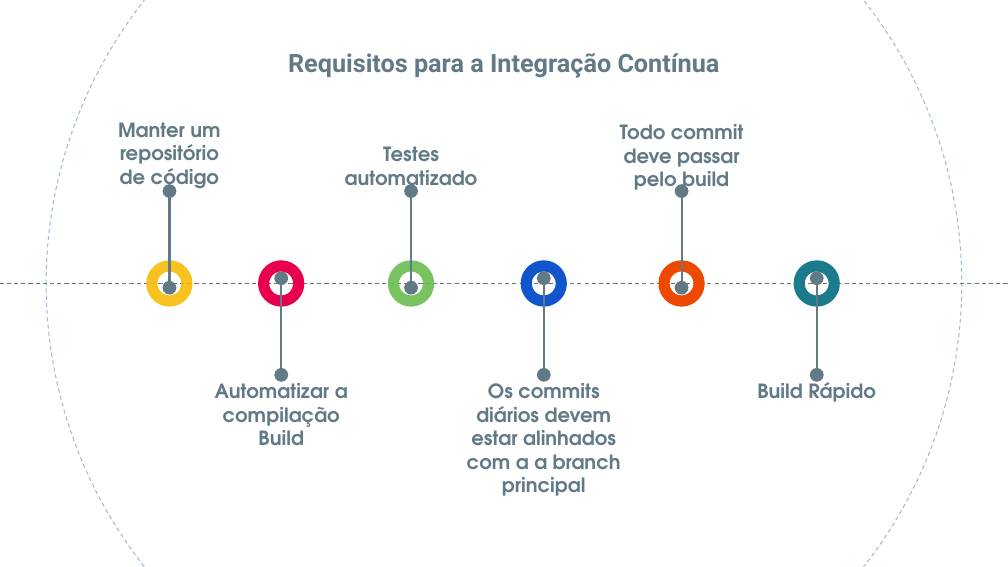
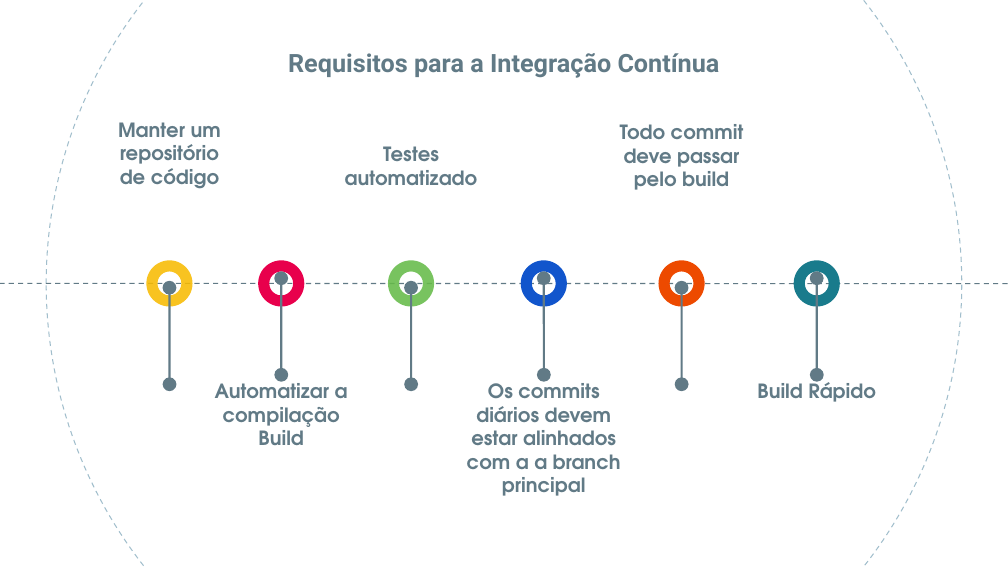
Before and after one commit to fga-eps-mds/A-Disciplina-MDS-EPS, a slide deck: slide 4 of MDS_Material/Continuos Integration/Integração Contínua.pptx. Drawn at 1008x567 pixels with LibreOffice and Linux fonts; fonts in the diff are those of the drawing. Boxes give left, top, right and bottom in pixels: in the first picture for what was removed or moved away, otherwise in the second. Text is boxed around its words. In the diff, an @@ line names an element or a change of style, - is before the commit and + after.

```diff
--- a/MDS_Material/Continuos Integration/Integração Contínua.pptx
+++ b/MDS_Material/Continuos Integration/Integração Contínua.pptx
@@ ellipse at <box>46,0,962,567</box>: outline #A1BECC 0.75 pt dashed to #A1BECC 0.74 pt @@
@@ double arrow removed from (169, 287) to (169, 192) @@
@@ double arrow removed from (411, 287) to (411, 192) @@
@@ double arrow removed from (681, 287) to (681, 192) @@
@@ line removed from (0, 283) to (1008, 283) @@
@@ freeform shape added at <box>0,283,1008,283</box>, outline #617A86 0.74 pt @@
@@ freeform shape added at <box>169,287,169,384</box>, outline #617A86 1.5 pt @@
@@ freeform shape added at <box>411,287,411,384</box>, outline #617A86 1.5 pt @@
@@ freeform shape added at <box>681,287,681,384</box>, outline #617A86 1.5 pt @@
```
Also in this commit, not shown: 16 other slides changed, 1 slide added, 23 other files.
